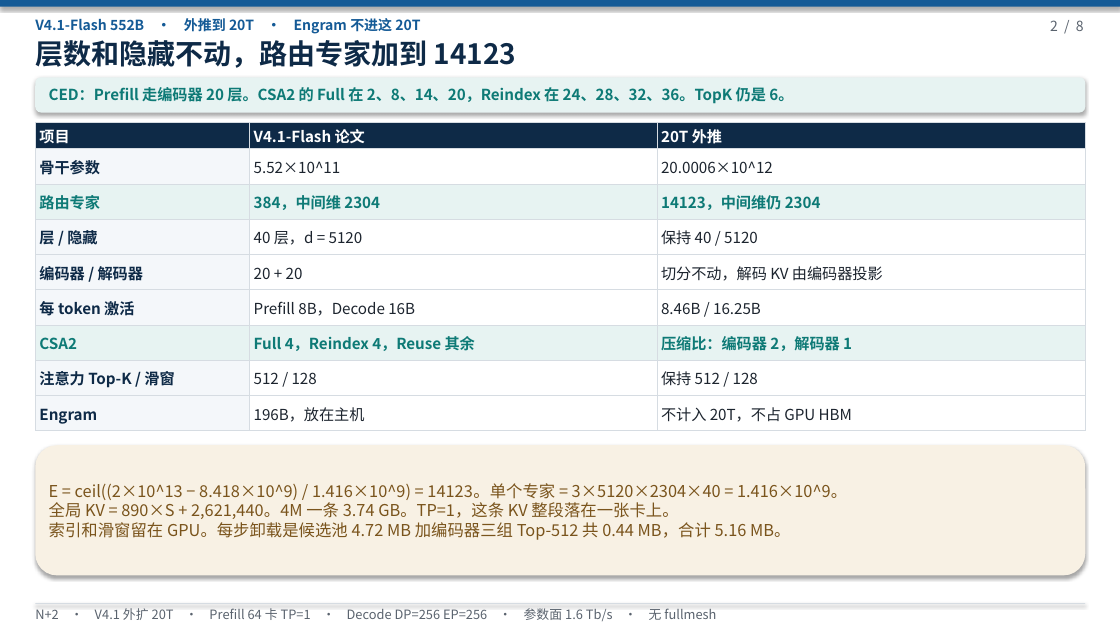
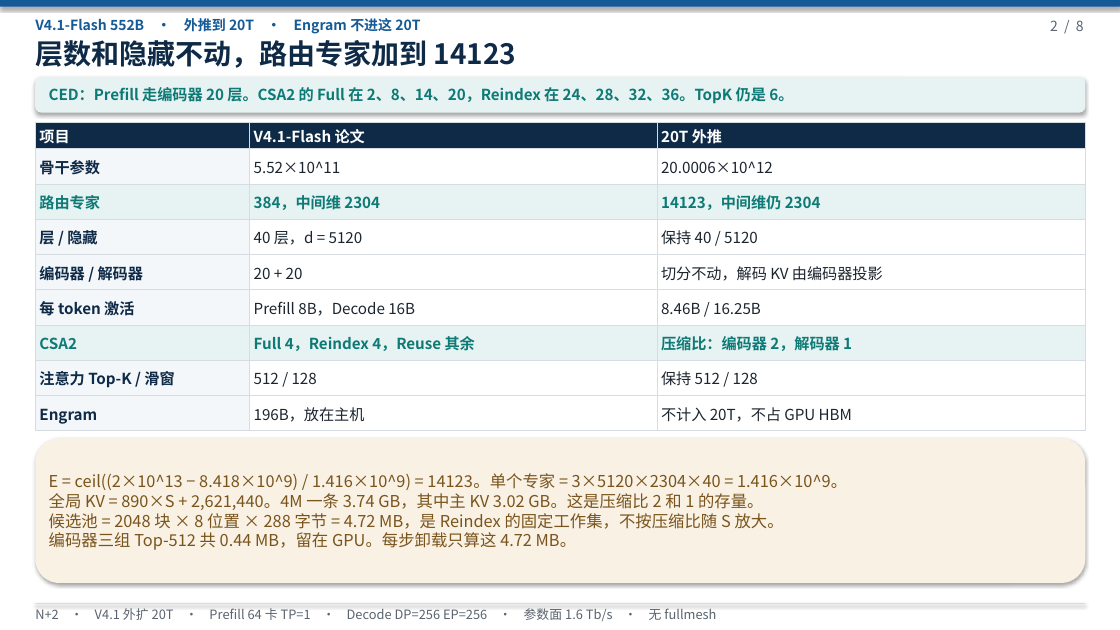
Before and after one commit to 69515164-rgb/UCL-MPComm, a slide deck: slide 2 of docs/N+2-20T-V4.1-无TP.pptx. Drawn at 1120x630 pixels with LibreOffice and Linux fonts; fonts in the diff are those of the drawing. Boxes give left, top, right and bottom in pixels: in the first picture for what was removed or moved away, otherwise in the second. Text is boxed around its words. In the diff, an @@ line names an element or a change of style, - is before the commit and + after.

```diff
--- a/docs/N+2-20T-V4.1-无TP.pptx
+++ b/docs/N+2-20T-V4.1-无TP.pptx
@@ rounded rectangle: place and size @@
-rounded rectangle at (35,445,1086,576)
+rounded rectangle at (35,439,1086,583)
@@ text "E = ceil((2×10^13 − 8.418×10^9) ...": place and size @@
-text "E = ceil((2×10^13 − 8.418×10^9) ..." at (49,483,847,540)
+text "E = ceil((2×10^13 − 8.418×10^9) ..." at (49,473,847,550)
@@ text at (49,493,784,550): text changed @@
-全局 KV = 890×S + 2,621,440。4M 一条 3.74 GB。TP=1，这条 KV 整段落在一张卡上。
-索引和滑窗留在 GPU。每步卸载是候选池 4.72 MB 加编码器三组 Top-512 共 0.44 MB，合计 5.16 MB。
+全局 KV = 890×S + 2,621,440。4M 一条 3.74 GB，其中主 KV 3.02 GB。这是压缩比 2 和 1 的存量。
+候选池 = 2048 块 × 8 位置 × 288 字节 = 4.72 MB，是 Reindex 的固定工作集，不按压缩比随 S 放大。
+编码器三组 Top-512 共 0.44 MB，留在 GPU。每步卸载只算这 4.72 MB。
```
Also in this commit, not shown: 5 other slides changed, 1 other file.
